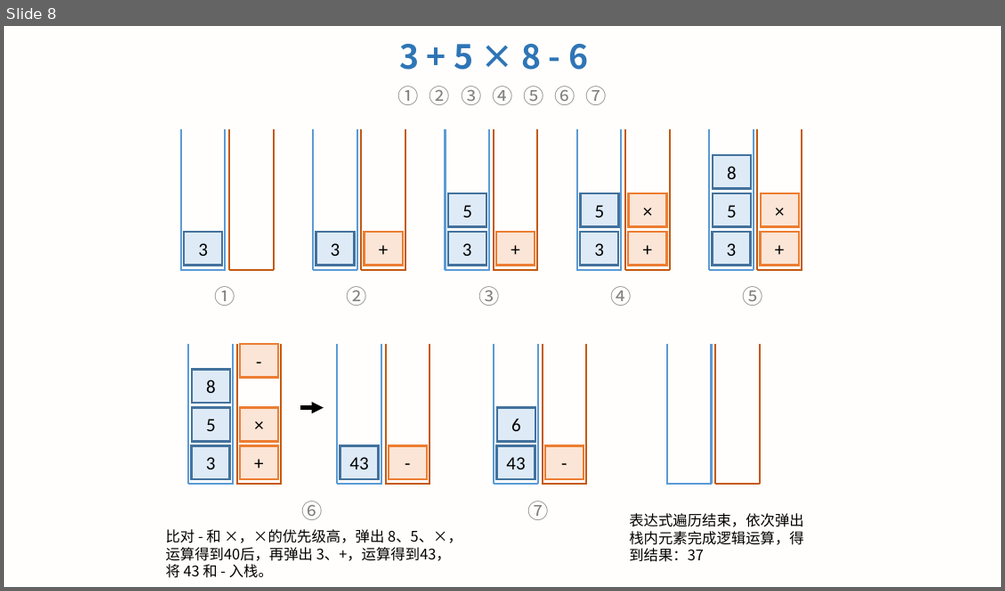
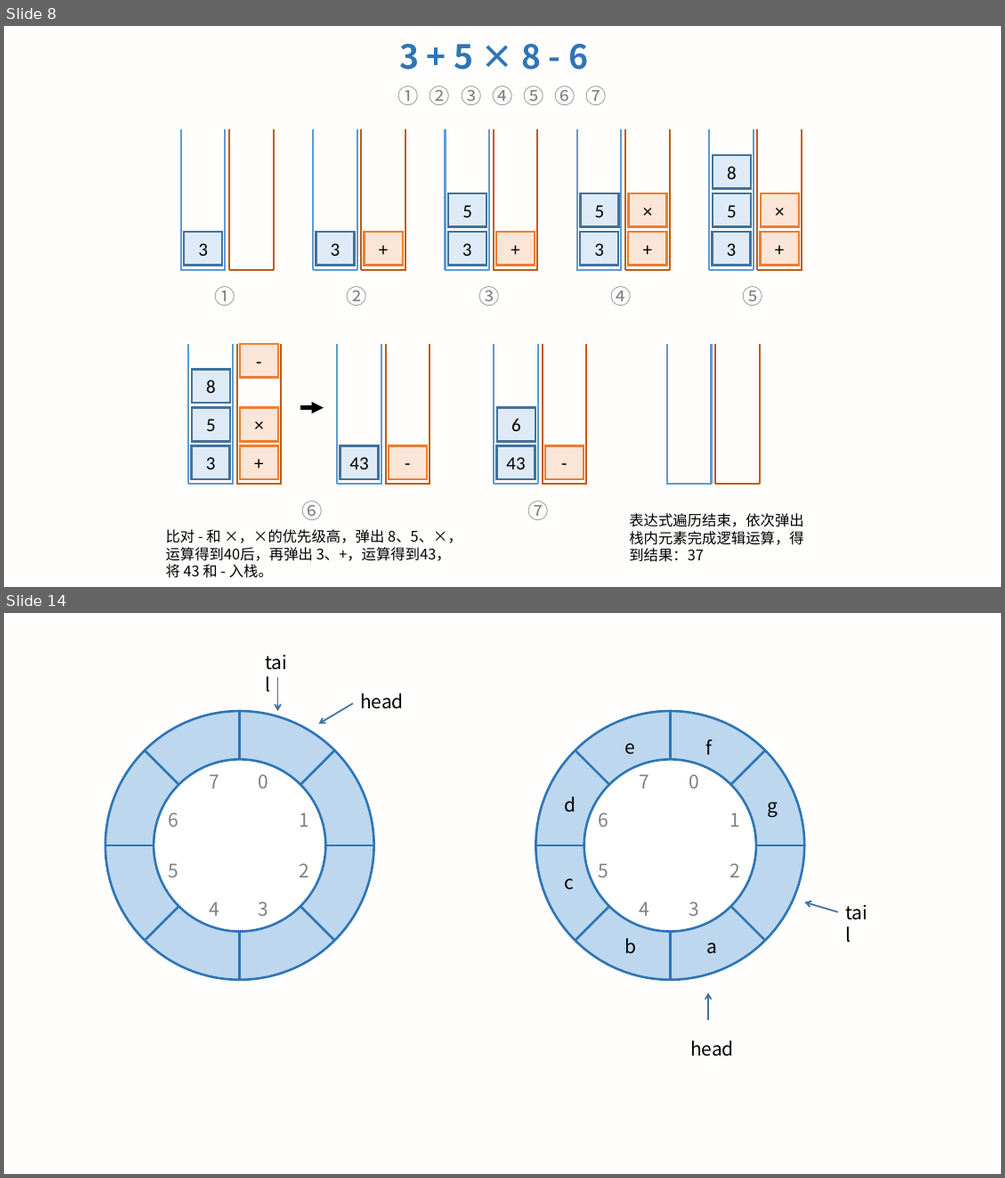
Before and after one commit to LXMAJS/Documents, a slide deck: ForceTree/数据结构和算法/数据结构与算法之美/Images/数据结构与算法之美_笔记配图.pptx. Shown one above the other, each under a label of ours: slide 8 before the commit, slides 8 and 14 after it; the slides between them are not shown. The pictures are 1005x591 and 1005x1178 pixels, drawn with LibreOffice and Linux fonts; fonts in the diff are those of the drawing. Boxes give left, top, right and bottom in pixels: in the first picture for what was removed or moved away, otherwise in the second. Text is boxed around its words. In the diff, an @@ line names an element or a change of style, - is before the commit and + after.

```diff
--- a/ForceTree/数据结构和算法/数据结构与算法之美/Images/数据结构与算法之美_笔记配图.pptx
+++ b/ForceTree/数据结构和算法/数据结构与算法之美/Images/数据结构与算法之美_笔记配图.pptx
@@ slide 14 added at box(4, 613, 1001, 1174), background #FFF2CC at 4% opacity @@
@@ text added at box(258, 647, 298, 676), 18 pt, text #000000 @@
+tail
@@ arrow added from (278, 677) to (278, 711), #43739E 1.5 pt @@
@@ arrow added from (353, 704) to (319, 723), #43739E 1.5 pt @@
@@ text added at box(360, 693, 404, 709), 18 pt, text #000000 @@
+head
@@ text added at box(624, 743, 635, 755), 18 pt, text #000000 @@
+e
@@ text added at box(705, 739, 712, 755), 18 pt, text #000000 @@
+f
@@ group added at box(105, 711, 374, 980): 4 lines, 2 ellipses @@
@@ group added at box(535, 711, 805, 980): 4 lines, 2 ellipses @@
@@ text added at box(209, 774, 219, 788), 18 pt, text #808080 @@
+7
@@ text added at box(259, 774, 269, 788), 18 pt, text #808080 @@
+0
@@ text added at box(565, 796, 576, 812), 18 pt, text #000000 @@
+d
@@ text added at box(639, 774, 650, 788), 18 pt, text #808080 @@
+7
@@ text added at box(688, 774, 699, 788), 18 pt, text #808080 @@
+0
@@ text added at box(168, 812, 178, 827), 18 pt, text #808080 @@
+6
@@ text added at box(299, 812, 310, 827), 18 pt, text #808080 @@
+1
@@ text added at box(599, 812, 609, 827), 18 pt, text #808080 @@
+6
@@ text added at box(729, 812, 740, 827), 18 pt, text #808080 @@
+1
@@ text added at box(767, 802, 777, 817), 18 pt, text #000000 @@
+g
@@ text added at box(168, 863, 178, 877), 18 pt, text #808080 @@
+5
@@ text added at box(299, 863, 310, 877), 18 pt, text #808080 @@
+2
@@ text added at box(565, 878, 574, 890), 18 pt, text #000000 @@
+c
@@ text added at box(599, 863, 609, 877), 18 pt, text #808080 @@
+5
@@ text added at box(729, 863, 740, 877), 18 pt, text #808080 @@
+2
@@ text added at box(209, 901, 219, 916), 18 pt, text #808080 @@
+4
@@ text added at box(259, 901, 269, 916), 18 pt, text #808080 @@
+3
@@ text added at box(639, 901, 650, 916), 18 pt, text #808080 @@
+4
@@ text added at box(688, 901, 699, 916), 18 pt, text #808080 @@
+3
@@ arrow added from (838, 912) to (805, 902), #43739E 1.5 pt @@
@@ text added at box(838, 897, 878, 927), 18 pt, text #000000 @@
+tail
@@ text added at box(625, 938, 637, 953), 18 pt, text #000000 @@
+b
@@ text added at box(707, 942, 718, 954), 18 pt, text #000000 @@
+a
@@ arrow added from (708, 1020) to (708, 993), #43739E 1.5 pt @@
@@ text added at box(690, 1040, 734, 1056), 18 pt, text #000000 @@
+head
```
Also in this commit, not shown: 5 other slides added, 9 other files.
